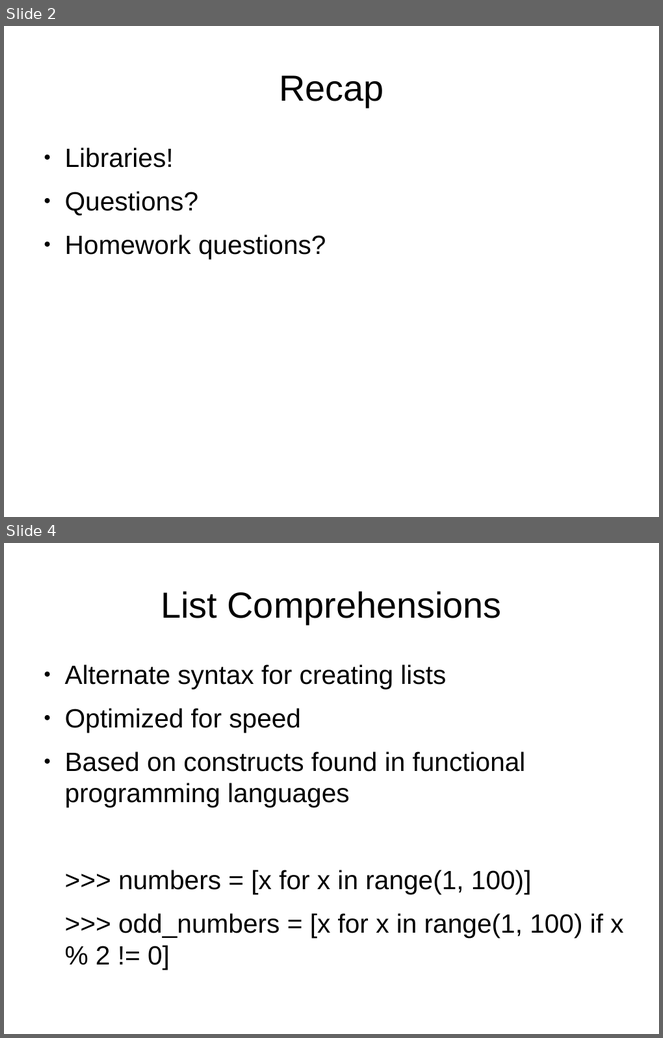
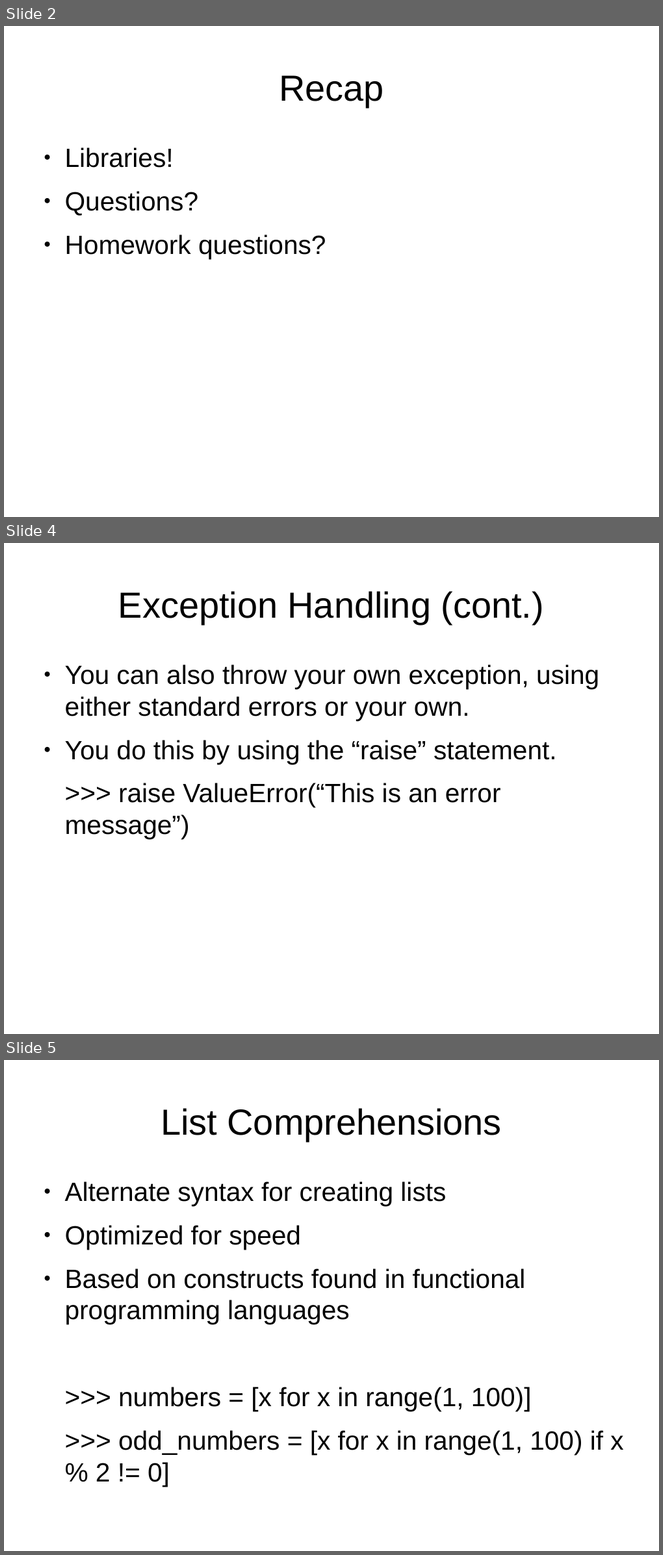
Before and after one commit to bradfordbarr/HacDC-Intro-to-Programming, a slide deck: class_5/class_5.odp. Shown one above the other, each under a label of ours: slides 2 and 4 before the commit, slides 2, 4 and 5 after it; the slides between them are not shown. The pictures are 663x1038 and 663x1555 pixels, drawn with LibreOffice and Linux fonts; fonts in the diff are those of the drawing. Boxes give left, top, right and bottom in pixels: in the first picture for what was removed or moved away, otherwise in the second. Text is boxed around its words. In the diff, an @@ line names an element or a change of style, - is before the commit and + after.

```diff
--- a/class_5/class_5.odp
+++ b/class_5/class_5.odp
@@ slide 4 added at (4,543,659,1034), background #FFFFFF @@
@@ title added at (118,591,544,624), 44 pt, text #000000 @@
+Exception Handling (cont.)
@@ text added at (65,665,599,839), 32 pt, text #000000 @@
+● You can also throw your own exception, using either standard errors or your own.
+● You do this by using the “raise” statement.
+>>> raise ValueError(“This is an error message”)
@@ what was slide 4 is now slide 5 @@
```
Also in this commit, not shown: 1 slide changed, 3 other slides added, 1 slide removed.
